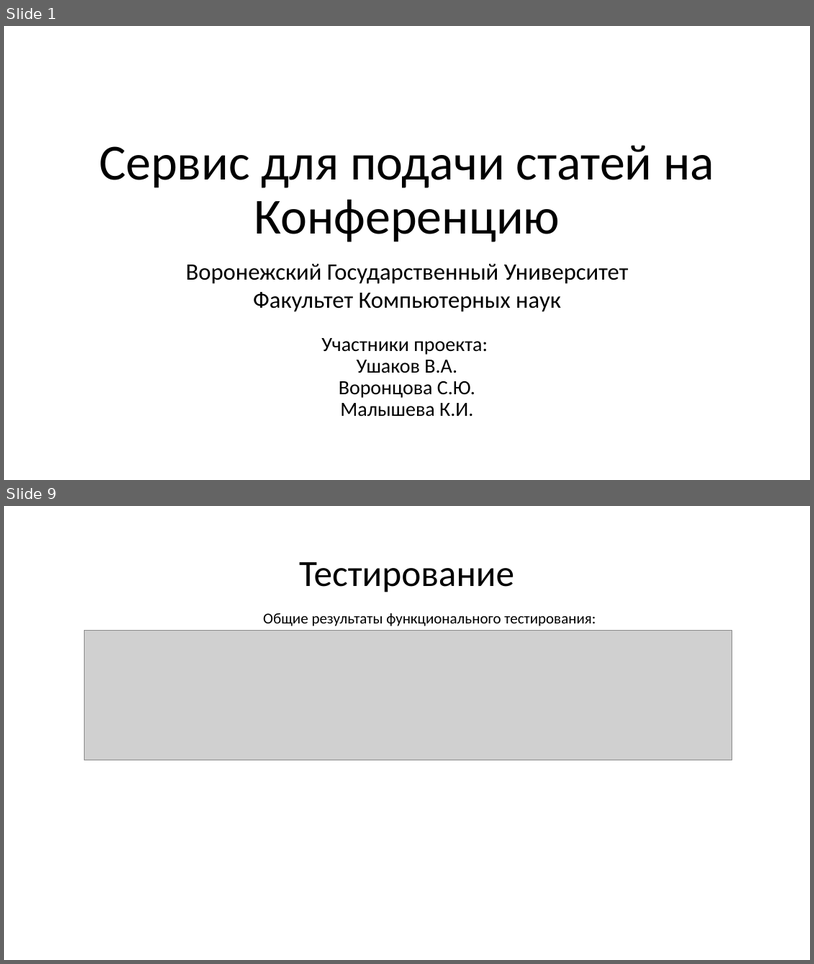
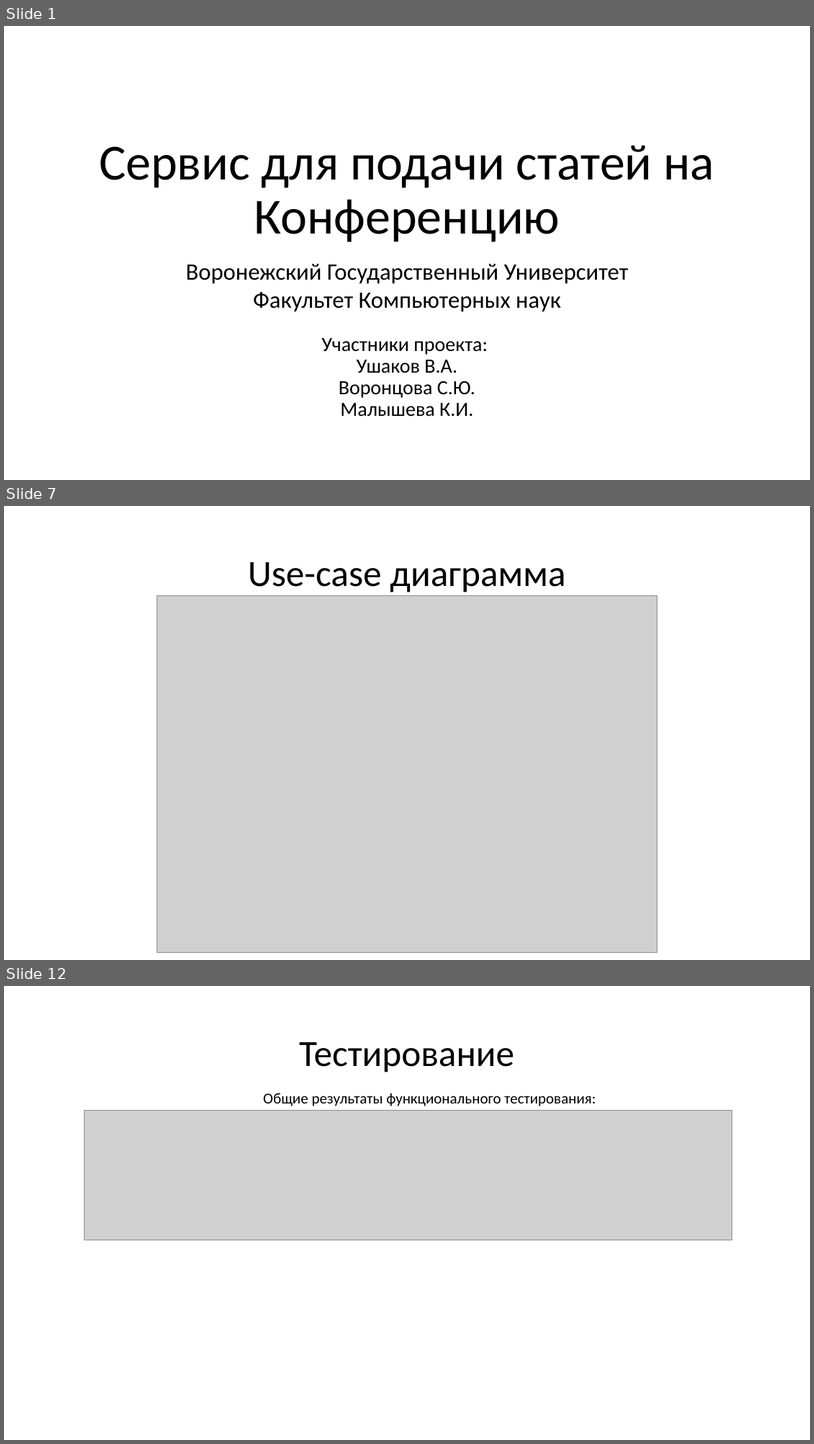
Before and after one commit to AurelVU/Conference-Site-VSU, a slide deck: Презентация.pptx. Shown one above the other, each under a label of ours: slides 1 and 9 before the commit, slides 1, 7 and 12 after it; the slides between them are not shown. The pictures are 814x964 and 814x1444 pixels, drawn with LibreOffice and Linux fonts; fonts in the diff are those of the drawing; grey boxes stand for pictures. Boxes give left, top, right and bottom in pixels: in the first picture for what was removed or moved away, otherwise in the second. Text is boxed around its words. In the diff, an @@ line names an element or a change of style, - is before the commit and + after.

```diff
--- a/Презентация.pptx
+++ b/Презентация.pptx
@@ slide 7 added at box(4, 506, 810, 960), background #FFFFFF @@
@@ title added at box(248, 562, 566, 592), 44 pt, text #000000 @@
+Use-case диаграмма
@@ picture added at box(157, 596, 658, 952) @@
@@ what was slide 9 is now slide 12 @@
```
Also in this commit, not shown: 5 slides changed, 5 other slides added, 2 slides removed, 1 other file.
